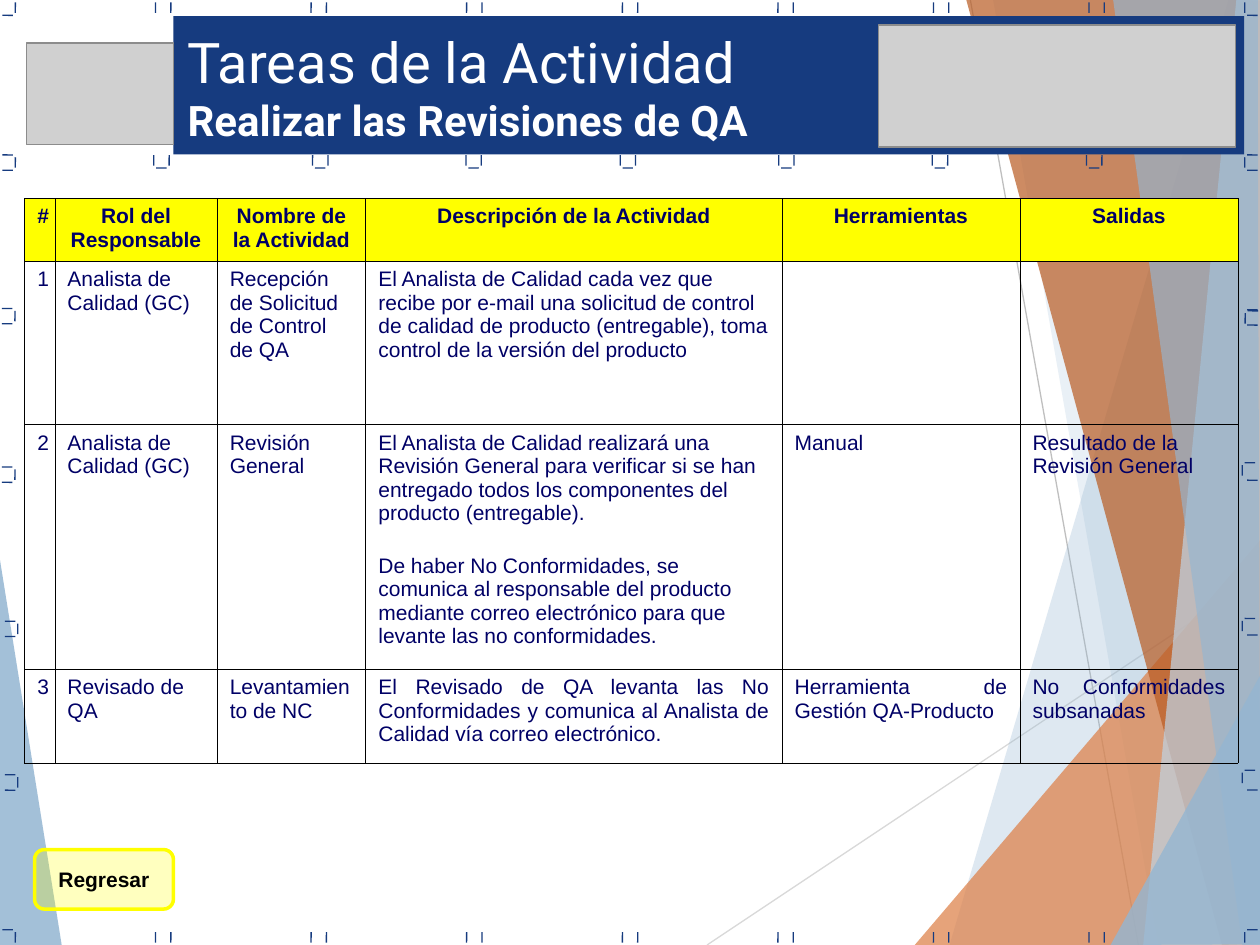
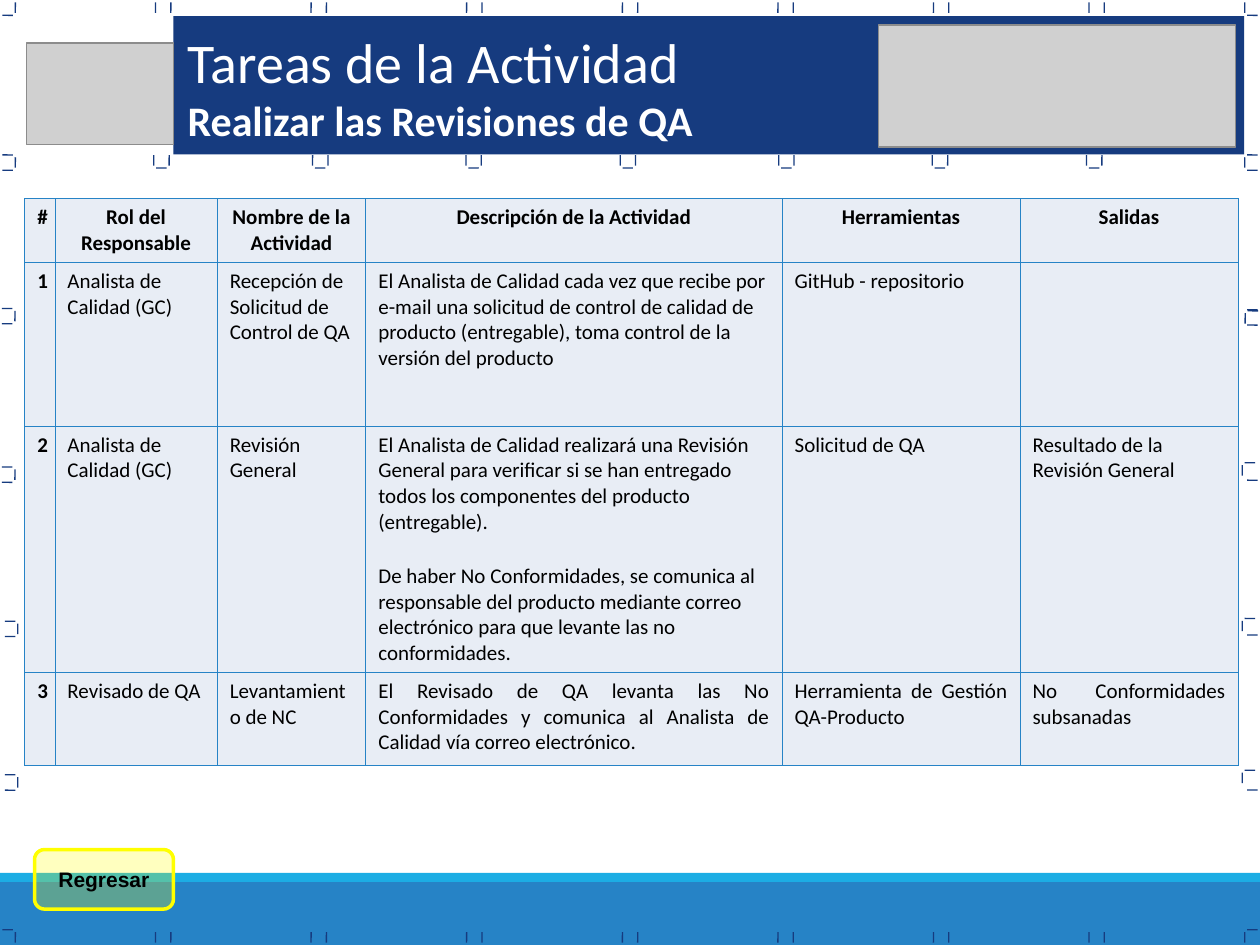
Before and after one commit to Proyecto-TopBody/TopBodySystem, a slide deck: slide 19 of Area de proceso PPQA/PAC_0.1_2015_Proceso Aseguramiento Calidad.ppt (slide 25 before the commit). Drawn at 1260x945 pixels with LibreOffice and Linux fonts; fonts in the diff are those of the drawing; grey boxes stand for pictures. Boxes give left, top, right and bottom in pixels: in the first picture for what was removed or moved away, otherwise in the second. Text is boxed around its words. In the diff, an @@ line names an element or a change of style, - is before the commit and + after.

```diff
--- a/Area de proceso PPQA/PAC_0.1_2015_Proceso Aseguramiento Calidad.ppt
+++ b/Area de proceso PPQA/PAC_0.1_2015_Proceso Aseguramiento Calidad.ppt
@@ text "Tareas de la Actividad" at bbox=[188, 44, 692, 142]: font Roboto to Calibri @@
@@ table at bbox=[25, 198, 1239, 762] @@
-row 2, column 5: 
+row 2, column 5: GitHub - repositorio
-row 3, column 5: Manual
+row 3, column 5: Solicitud de QA
@@ fill #FFFF00 to #E8EDF5 in row 1 @@
@@ fill none to #E8EDF5 in 16 cells @@
@@ font Arial to Calibri, text colour #000066 to #000000 @@
@@ bold on in "1", "2", "3" @@
@@ borders changed @@
@@ line added from (123, 239) to (1153, 239), #7F7F7F 0.51 pt @@
@@ group removed at bbox=[0, 0, 1260, 945]: 8 freeform shapes, 2 lines @@
@@ rectangle added at bbox=[0, 882, 1260, 945], fill #2683C6 @@
@@ rectangle added at bbox=[0, 873, 1260, 882], fill #1CADE4 @@
```
Also in this commit, not shown: 19 other slides changed, 9 slides added, 15 slides removed, 13 other files.
